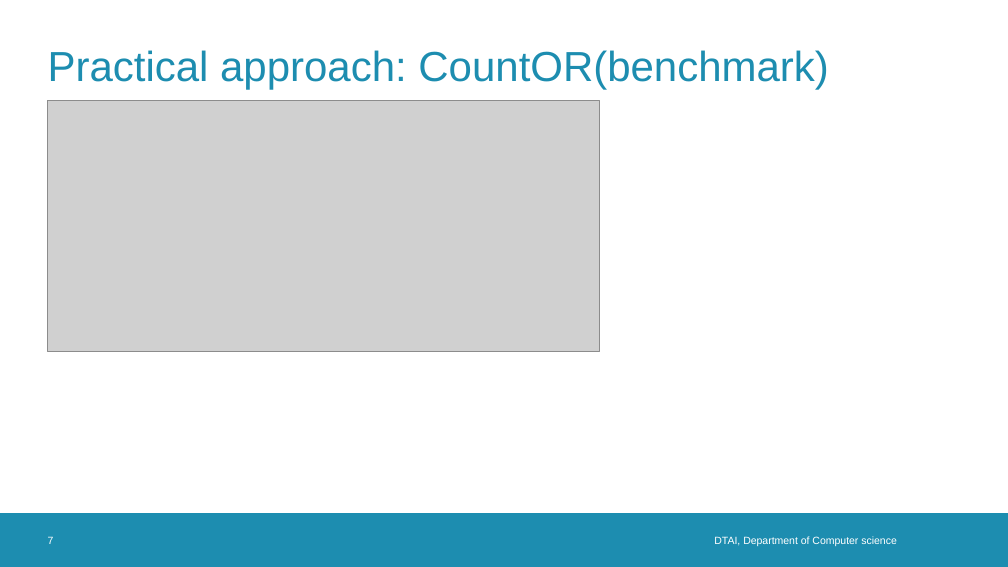
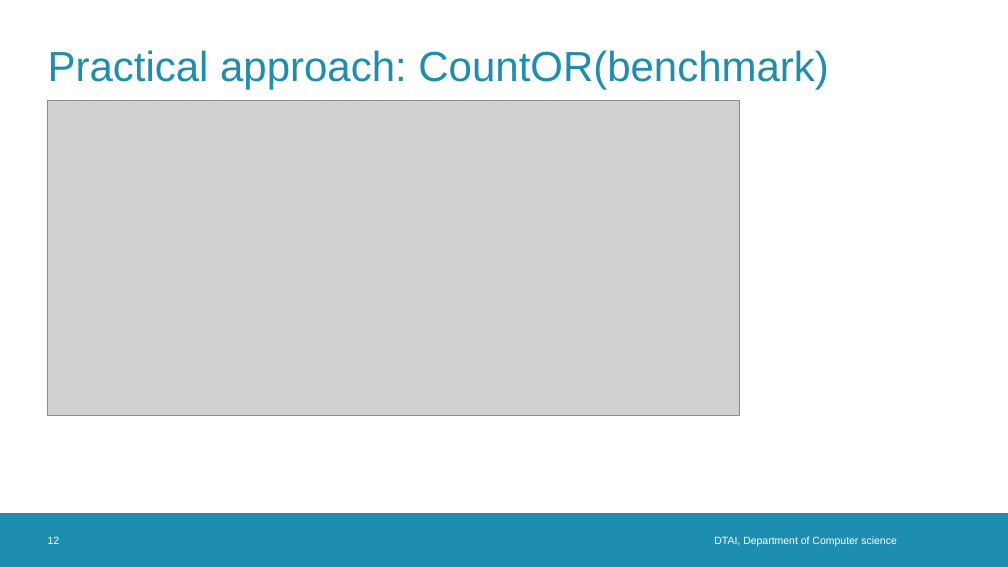
Before and after one commit to TomDBTechB/RoundRobinGenerator, a slide deck: slide 12 of Presentations/intermediate presentation 2.odp (slide 7 before the commit). Drawn at 1008x567 pixels with LibreOffice and Linux fonts; fonts in the diff are those of the drawing; grey boxes stand for pictures; background and template pictures are left out. Boxes give left, top, right and bottom in pixels: in the first picture for what was removed or moved away, otherwise in the second. Text is boxed around its words. In the diff, an @@ line names an element or a change of style, - is before the commit and + after.

```diff
--- a/Presentations/intermediate presentation 2.odp
+++ b/Presentations/intermediate presentation 2.odp
@@ picture: place and size @@
-picture at bbox=[48, 101, 600, 352]
+picture at bbox=[48, 101, 740, 416]
@@ page number at bbox=[48, 536, 60, 544]: text changed @@
-7
+12
```
Also in this commit, not shown: 6 other slides changed, 6 slides added, 26 other files.
